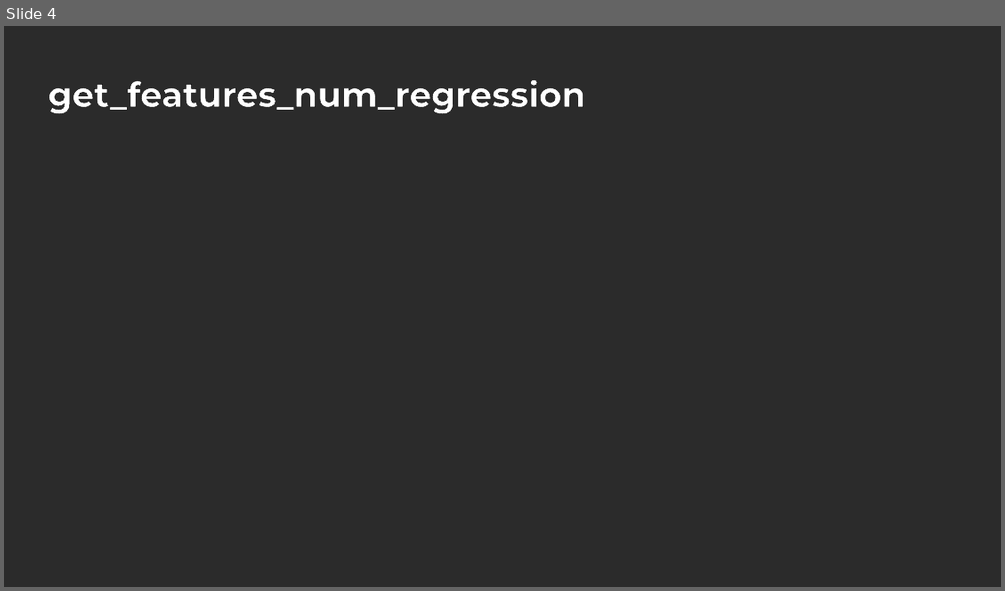
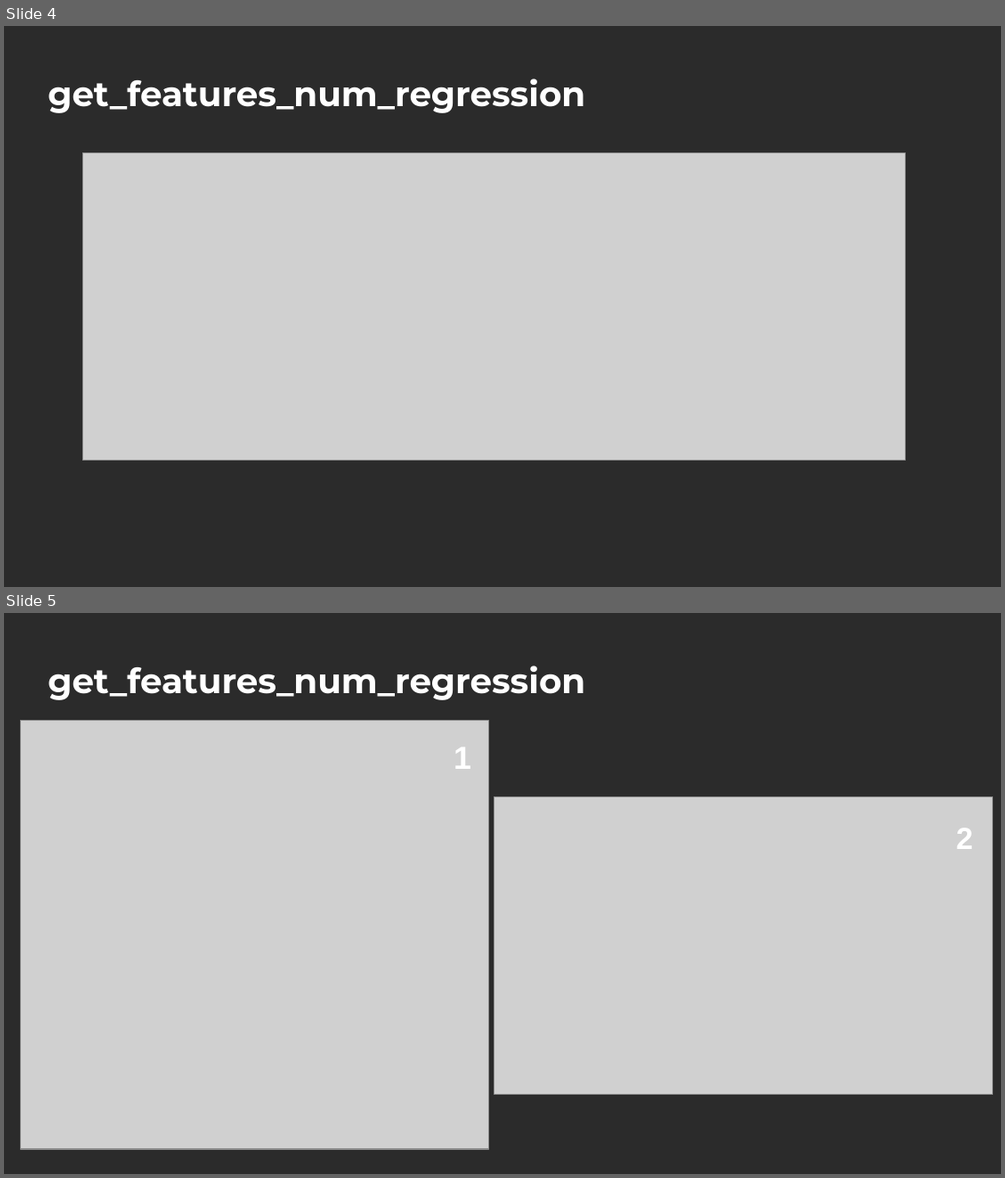
Before and after one commit to mPuchadesdo/Team-Challenge---Team-Lasso, a slide deck: Team_Lasso.pptx. Shown one above the other, each under a label of ours: slide 4 before the commit, slides 4 and 5 after it. The pictures are 1005x591 and 1005x1178 pixels, drawn with LibreOffice and Linux fonts; fonts in the diff are those of the drawing; grey boxes stand for pictures; background and template pictures are left out; a plain dark background stands for a picture behind light text. Boxes give left, top, right and bottom in pixels: in the first picture for what was removed or moved away, otherwise in the second. Text is boxed around its words. In the diff, an @@ line names an element or a change of style, - is before the commit and + after.

```diff
--- a/Team_Lasso.pptx
+++ b/Team_Lasso.pptx
@@ slide 5 added at [4, 613, 1001, 1174], background picture (left out) @@
@@ title added at [48, 666, 585, 700], 25 pt, text #FFFFFF, bold @@
+get_features_num_regression
@@ picture added at [21, 720, 488, 1148] @@
@@ text added at [453, 747, 471, 769], 23 pt, text #FFFFFF, bold @@
+1
@@ picture added at [494, 797, 993, 1094] @@
@@ text added at [956, 828, 973, 849], 22 pt, text #FFFFFF, bold @@
+2
@@ slide 4 changed as well @@
@@ title "get_features_num_regression" at [48, 79, 585, 113]: letter outline #000000 0.5 pt to none @@
@@ picture added at [82, 152, 905, 459] @@
```
Also in this commit, not shown: 8 other slides changed.
